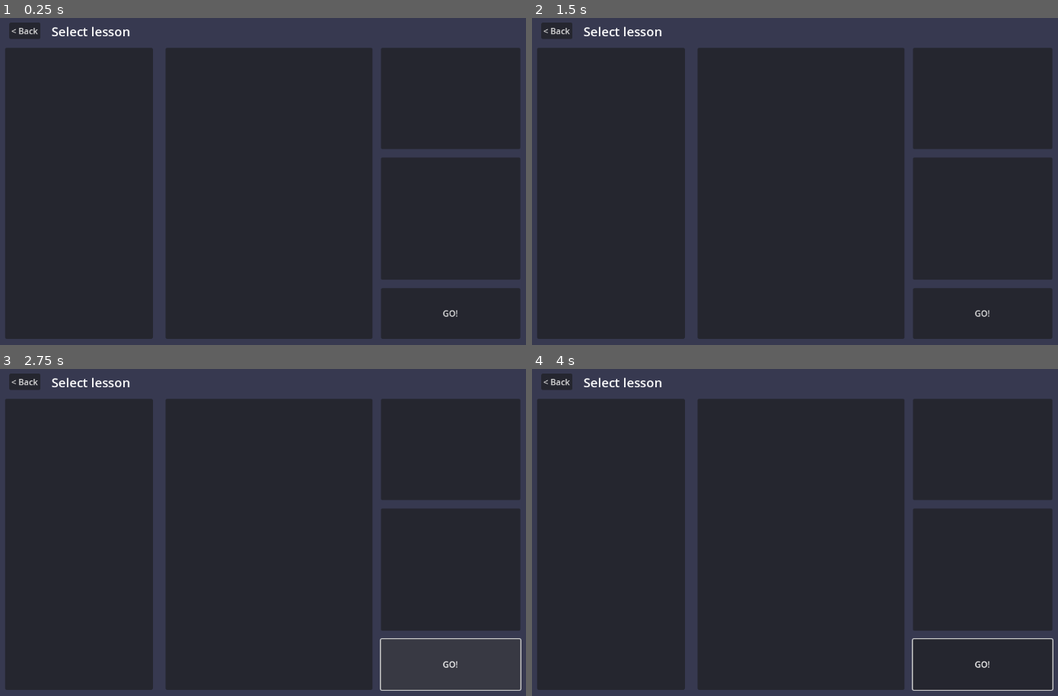
Above: before the commit, frames 1-4 (two rows, left to right).
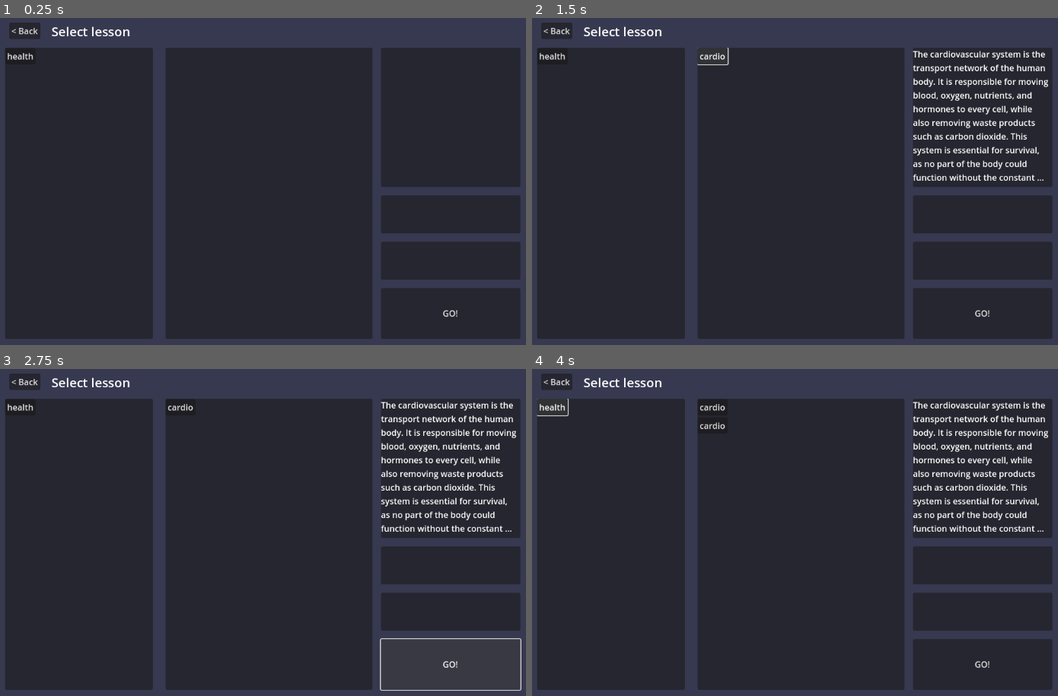
Above: after the commit, the same moments.

Repository: squidink7/SuperAF
Game: Godot game, scene res://scenes/ui/student_page.tscn
The game is run twice, just before and just after one commit, with the same random seed, the same clock (stepped at 60 frames per second) and the same inputs. This scene is started directly instead of the project's main scene.
Inputs (mouse positions are in pixels of both pictures, inside the frame that each line leads up to):
- Up to frame 1 (0.25 s): no input
- Up to frame 2 (1.5 s): click (553, 57) at 0.5 s, where only the run after the commit has a clickable "health"; click (710, 57) at 1.25 s, where only the run after the commit has a clickable "cardio"
- Up to frame 3 (2.75 s): click "GO!" at 2 s
- Up to frame 4 (4 s): click "GO!" at 2.75 s; click (553, 408) at 3.5 s, where only the run after the commit has a clickable "health"

The runs differ from the first frame. In frame 1, 2.0% of the frame differs, in the area x 1-99%, y 10-69%; in frame 2, 4.5%; in frame 3, 4.4%; in frame 4, 4.8%, in the area x 0-100%, y 9-99%.

Commit message:
Add initial UI logic to student page

Diff:
--- a/game/game.tscn
+++ b/game/game.tscn
@@ -35,6 +35,7 @@
 grow_horizontal = 0
 
 [node name="Data" type="Node" parent="."]
+unique_name_in_owner = true
 script = ExtResource("3_h7iqs")
 
 [node name="Visualisation" parent="." instance=ExtResource("4_4fuuu")]
--- /dev/null
+++ b/scenes/ui/student_page.gd
@@ -0,0 +1,24 @@
+extends Control
+
+func _ready():
+	var topics = Data.get_topics()
+
+	for topic in topics:
+		var b = Button.new()
+		b.text = topic
+		b.pressed.connect(show_lessons.bind(topic))
+		%Topics.add_child(b)
+
+func show_lessons(topic: String):
+	var lessons = Data.get_lessons(topic)
+
+	for lesson in lessons:
+		var b = Button.new()
+		b.text = lesson
+		b.pressed.connect(show_lesson.bind(topic, lesson))
+		%Lessons.add_child(b)
+
+func show_lesson(topic: String, lesson: String):
+	var lesson_text = Data.get_lesson(topic, lesson)
+
+	%LessonText.text = lesson_text
--- a/scenes/ui/student_page.tscn
+++ b/scenes/ui/student_page.tscn
@@ -1,4 +1,6 @@
-[gd_scene format=3 uid="uid://cxgssobc54n4n"]
+[gd_scene load_steps=2 format=3 uid="uid://cxgssobc54n4n"]
+
+[ext_resource type="Script" uid="uid://darnphekqlp7w" path="res://scenes/ui/student_page.gd" id="1_bdrup"]
 
 [node name="Student Page" type="Control"]
 layout_mode = 3
@@ -7,26 +9,33 @@
 anchor_bottom = 1.0
 grow_horizontal = 2
 grow_vertical = 2
+script = ExtResource("1_bdrup")
 
 [node name="TopicsPanel" type="Panel" parent="."]
 layout_mode = 1
-anchors_preset = 15
-anchor_right = 1.0
+anchors_preset = 9
 anchor_bottom = 1.0
 offset_left = 24.0
 offset_top = 64.0
-offset_right = -848.0
+offset_right = 304.0
 offset_bottom = -32.0
-grow_horizontal = 2
 grow_vertical = 2
 
 [node name="Topics" type="ScrollContainer" parent="TopicsPanel"]
 layout_mode = 1
-anchors_preset = 15
-anchor_right = 1.0
-anchor_bottom = 1.0
-grow_horizontal = 2
-grow_vertical = 2
+anchors_preset = -1
+anchor_left = -0.086
+anchor_top = -0.116
+anchor_right = -0.086
+anchor_bottom = 1.058
+offset_left = 24.08
+offset_top = 64.032
+offset_right = 304.08
+offset_bottom = -32.0161
+
+[node name="Topics" type="VBoxContainer" parent="TopicsPanel/Topics"]
+unique_name_in_owner = true
+layout_mode = 2
 
 [node name="LessonsPanel" type="Panel" parent="."]
 layout_mode = 1
@@ -42,11 +51,21 @@
 
 [node name="Lessons" type="ScrollContainer" parent="LessonsPanel"]
 layout_mode = 1
-anchors_preset = 15
-anchor_right = 1.0
-anchor_bottom = 1.0
+anchors_preset = -1
+anchor_left = -0.837
+anchor_top = -0.116
+anchor_right = 2.102
+anchor_bottom = 1.058
+offset_left = 328.104
+offset_top = 64.032
+offset_right = -431.984
+offset_bottom = -32.0161
 grow_horizontal = 2
 grow_vertical = 2
+
+[node name="Lessons" type="VBoxContainer" parent="LessonsPanel/Lessons"]
+unique_name_in_owner = true
+layout_mode = 2
 
 [node name="BackButton" type="Button" parent="."]
 layout_mode = 0
@@ -57,11 +76,18 @@
 text = "< Back"
 
 [node name="GoButton" type="Button" parent="."]
-layout_mode = 0
-offset_left = 736.0
-offset_top = 520.0
-offset_right = 1000.0
-offset_bottom = 616.0
+layout_mode = 1
+anchors_preset = 3
+anchor_left = 1.0
+anchor_top = 1.0
+anchor_right = 1.0
+anchor_bottom = 1.0
+offset_left = -416.0
+offset_top = -128.0
+offset_right = -152.0
+offset_bottom = -32.0
+grow_horizontal = 0
+grow_vertical = 0
 text = "GO!"
 
 [node name="Label" type="Label" parent="."]
@@ -73,16 +99,55 @@
 theme_override_font_sizes/font_size = 24
 text = "Select lesson"
 
+[node name="LessonPreview" type="Panel" parent="."]
+layout_mode = 1
+anchors_preset = 11
+anchor_left = 1.0
+anchor_right = 1.0
+anchor_bottom = 1.0
+offset_left = -416.0
+offset_top = 64.0
+offset_right = -152.0
+offset_bottom = -320.0
+grow_horizontal = 0
+grow_vertical = 2
+
+[node name="LessonText" type="Label" parent="LessonPreview"]
+unique_name_in_owner = true
+layout_mode = 1
+anchors_preset = 15
+anchor_right = 1.0
+anchor_bottom = 1.0
+grow_horizontal = 2
+grow_vertical = 2
+autowrap_mode = 2
+clip_text = true
+text_overrun_behavior = 4
+
 [node name="DifficultySelectPanel" type="Panel" parent="."]
-layout_mode = 0
-offset_left = 736.0
-offset_top = 64.0
-offset_right = 1000.0
-offset_bottom = 256.0
+layout_mode = 1
+anchors_preset = 3
+anchor_left = 1.0
+anchor_top = 1.0
+anchor_right = 1.0
+anchor_bottom = 1.0
+offset_left = -416.0
+offset_top = -304.0
+offset_right = -152.0
+offset_bottom = -232.0
+grow_horizontal = 0
+grow_vertical = 0
 
 [node name="GameModePanel" type="Panel" parent="."]
-layout_mode = 0
-offset_left = 736.0
-offset_top = 272.0
-offset_right = 1000.0
-offset_bottom = 504.0
+layout_mode = 1
+anchors_preset = 3
+anchor_left = 1.0
+anchor_top = 1.0
+anchor_right = 1.0
+anchor_bottom = 1.0
+offset_left = -416.0
+offset_top = -216.0
+offset_right = -152.0
+offset_bottom = -144.0
+grow_horizontal = 0
+grow_vertical = 0
--- a/scripts/data.gd
+++ b/scripts/data.gd
@@ -1,3 +1,4 @@
+class_name Data
 extends Node
 
 
@@ -22,7 +23,7 @@
 	print(get_lessons('health'))
 	print(get_lesson('health', 'cardio'))
 
-func get_student(id: String) -> Student:
+static func get_student(id: String) -> Student:
 	var file = FileAccess.open("user://students/" + id, FileAccess.READ)
 
 	if file == null:
@@ -37,7 +38,7 @@
 		print('Error loading student')
 		return null
 
-func set_student(student: Student):
+static func set_student(student: Student):
 	DirAccess.make_dir_absolute("user://students/")
 	var file = FileAccess.open("user://students/" + student.id, FileAccess.WRITE)
 
@@ -47,10 +48,10 @@
 
 	file.store_string(var_to_str(student))
 
-func get_topics() -> PackedStringArray:
+static func get_topics() -> PackedStringArray:
 	return DirAccess.get_directories_at('res://assets/text/')
 
-func get_lessons(topic: String) -> PackedStringArray:
+static func get_lessons(topic: String) -> PackedStringArray:
 	if !DirAccess.dir_exists_absolute('res://assets/text/' + topic):
 		return []
 
@@ -63,7 +64,7 @@
 
 	return lessons
 
-func get_lesson(topic: String, lesson: String) -> String:
+static func get_lesson(topic: String, lesson: String) -> String:
 	var path = 'res://assets/text/' + topic + '/lessons/' + lesson + '.txt'
 
 	if !FileAccess.file_exists(path):
Not shown, added: scenes/ui/student_page.gd.uid
